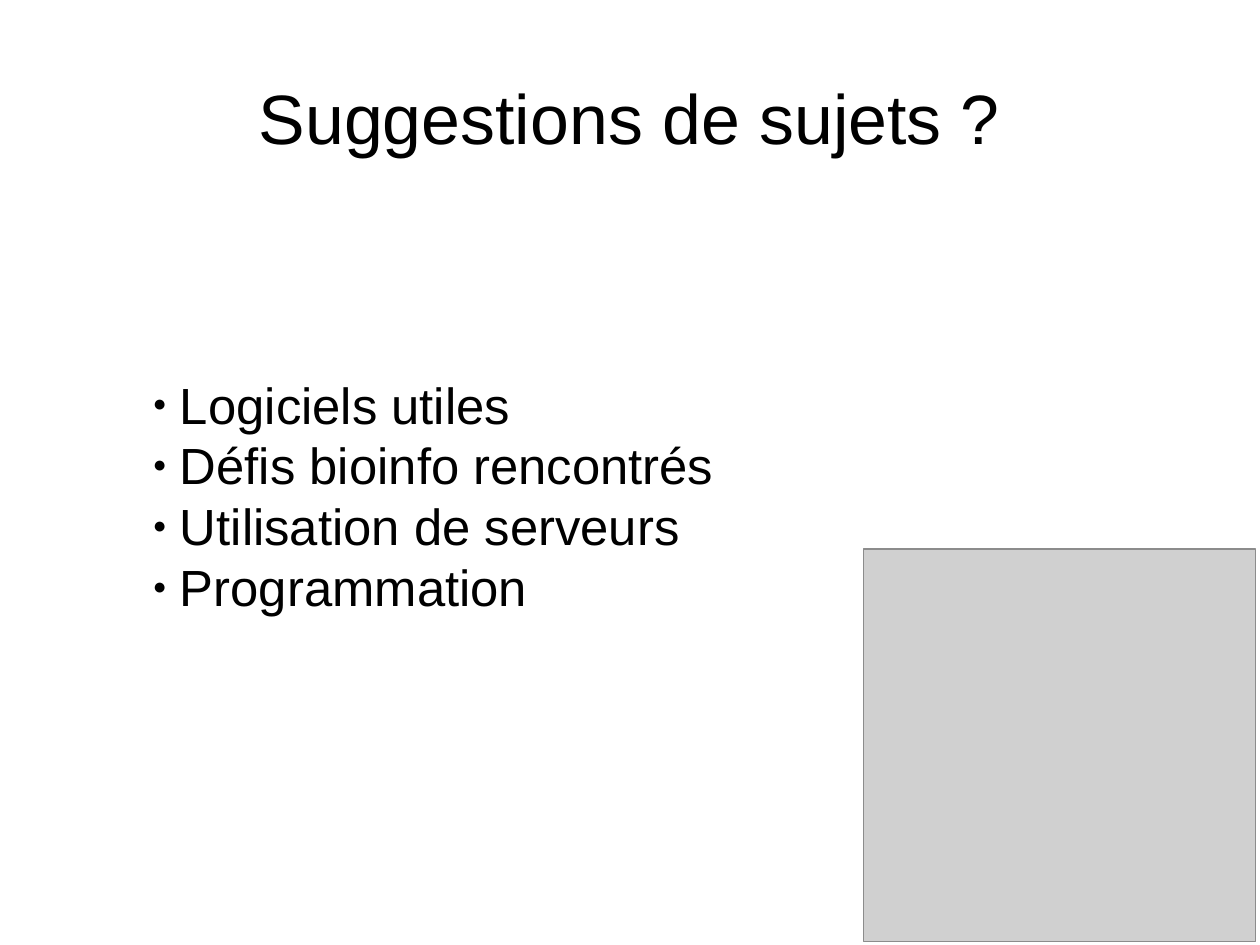
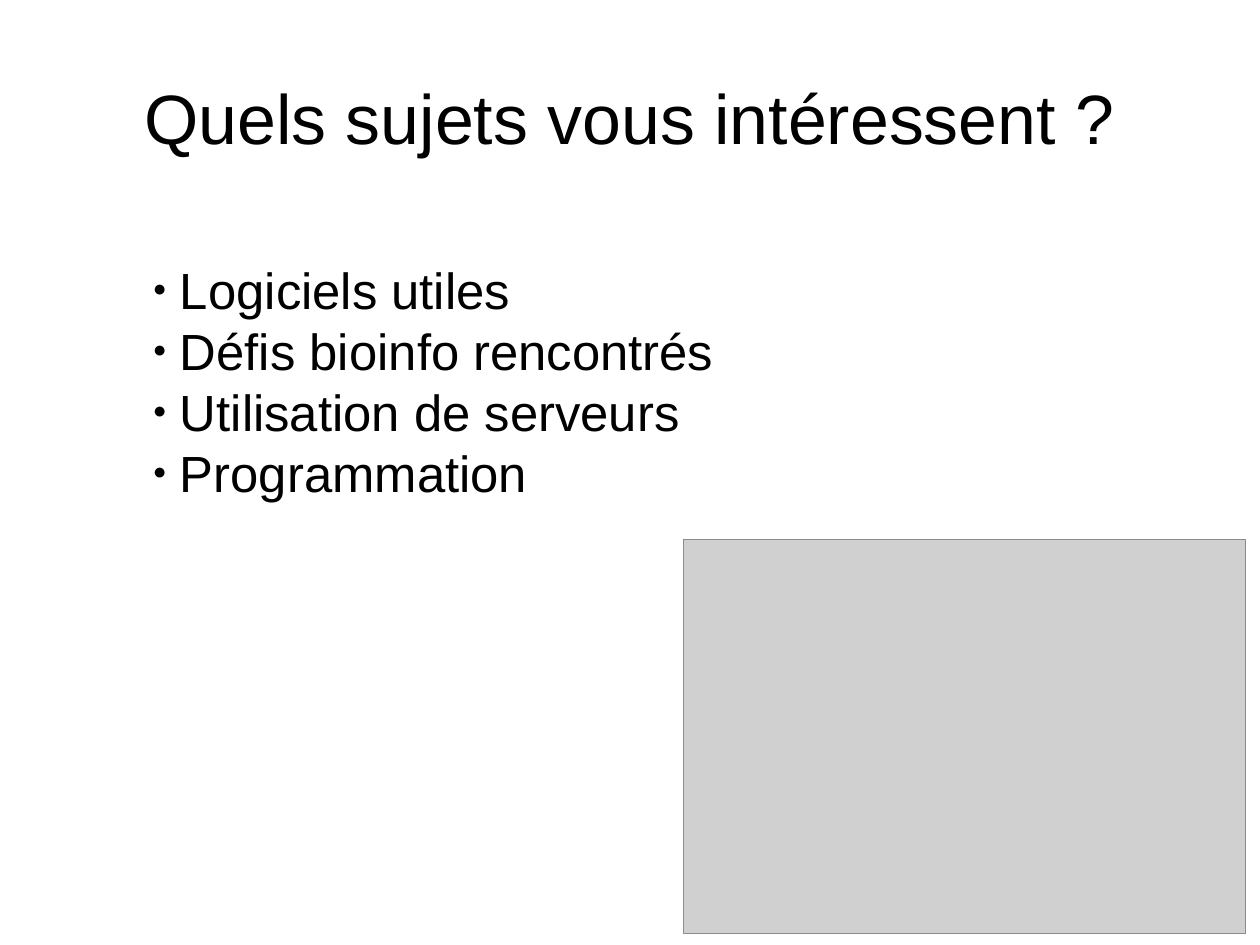
Before and after one commit to enormandeau/club_bioinfo_ibis, a slide deck: slide 10 of 01_presentations/01_presentation_club_interlab_ibis/presentation.odp (slide 8 before the commit). Drawn at 1260x945 pixels with LibreOffice and Linux fonts; fonts in the diff are those of the drawing; grey boxes stand for pictures. Boxes give left, top, right and bottom in pixels: in the first picture for what was removed or moved away, otherwise in the second. Text is boxed around its words. In the diff, an @@ line names an element or a change of style, - is before the commit and + after.

```diff
--- a/01_presentations/01_presentation_club_interlab_ibis/presentation.odp
+++ b/01_presentations/01_presentation_club_interlab_ibis/presentation.odp
@@ title at bbox=[144, 92, 1055, 157]: text changed @@
-Suggestions de sujets ?
+Quels sujets vous intéressent ?
@@ subtitle "Logiciels utiles": place and size @@
-subtitle "Logiciels utiles" at bbox=[180, 387, 713, 617]
+subtitle "Logiciels utiles" at bbox=[180, 272, 713, 502]
@@ picture: place and size @@
-picture at bbox=[863, 549, 1255, 941]
+picture at bbox=[684, 540, 1245, 934]
```
Also in this commit, not shown: 6 other slides changed, 2 slides added, 1 slide removed.
